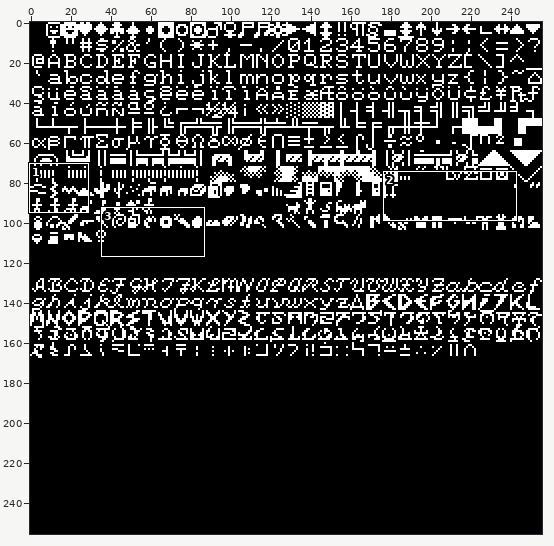
Two states of a sprite sheet, mix/fonts/8x8-thin.png. Above, an overview of the earlier version with the close-up marked.
Close-up. Before:
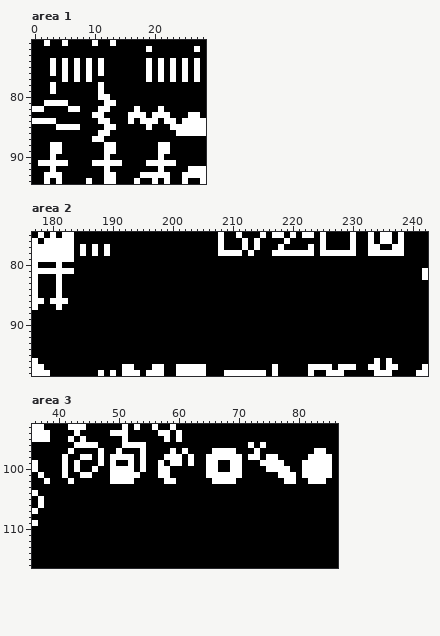
The file is 256x256 pixels. Shown: area 1: x 0..28, y 71..94; area 2: x 177..242, y 75..98; area 3: x 36..86, y 93..116.
After the commit:
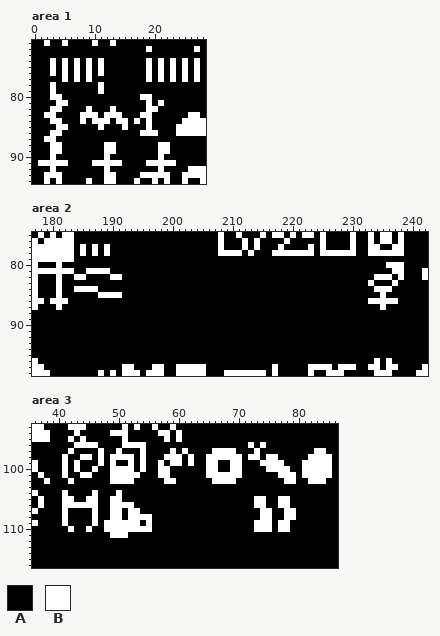
Palette (. is transparent): A #000000  B #ffffff
The exact change:
Changed rows in their new state; - is an unchanged pixel.
Area 1:
first column x 0:
80 ---BB------AA-----BB----
81 --AA--------AA-----B-B--
82 AA-BB-AA-B-AAB---A-BBA--
83 --BB----BB-ABBB-AA-BAAA-
84 AAA-B---B-B---BBABA-A-AA
85 ------AA---BAA-B-------A
86 ---BB------AA-----BBB---
87 --BB------AA------------
Area 2:
first column x 184:
80 ----------------------------------------------------BBB
81 --BBBB-----------------------------------------------BB
82 BB----BB------------------------------------------BBB-B
83 -------------------------------------------------B---B-
84 BBBB----------------------------------------------BBB--
85 ----BBBB-------------------------------------------B---
86 -------------------------------------------------BBBBB-
87 ---------------------------------------------------B---
Area 3:
first column x 41:
104 B----B---B-----------------------------
105 BB--BB--BB----------------------BB--BB-
106 BBBBBB--BBBB--------------------BB--BB-
107 B----B--BB-BB--------------------BB--BB
108 B----B--BB-BBBB------------------BB--BB
109 B----B-BBBBBB-B-----------------BBB-BB-
110 -B--B--BBBBBBBB-----------------BBB-BB-
111 --------BBB----------------------------
